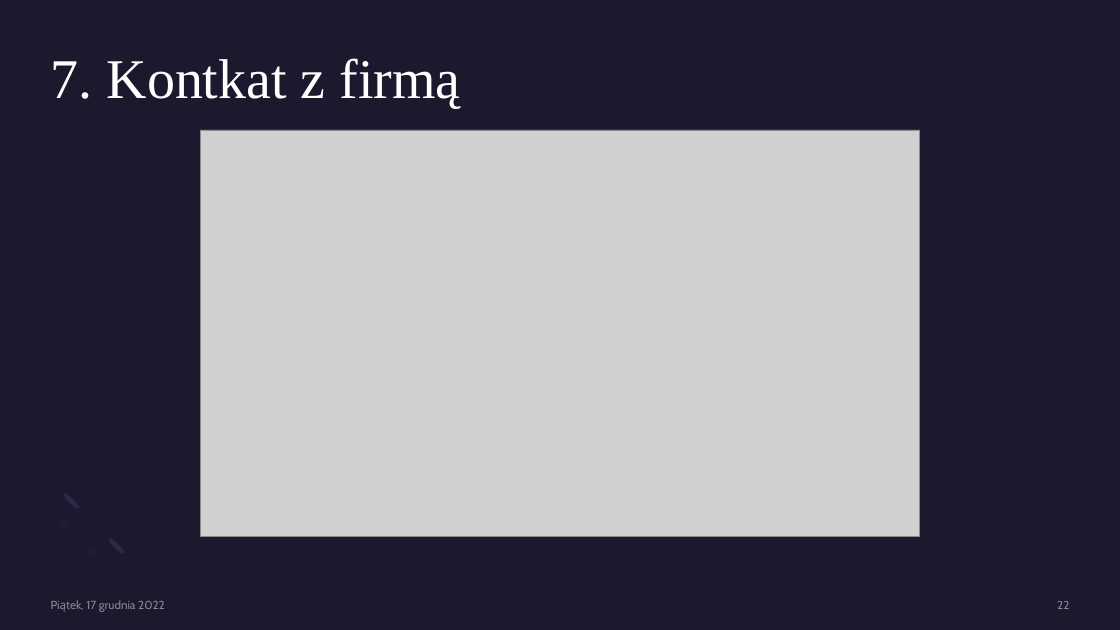
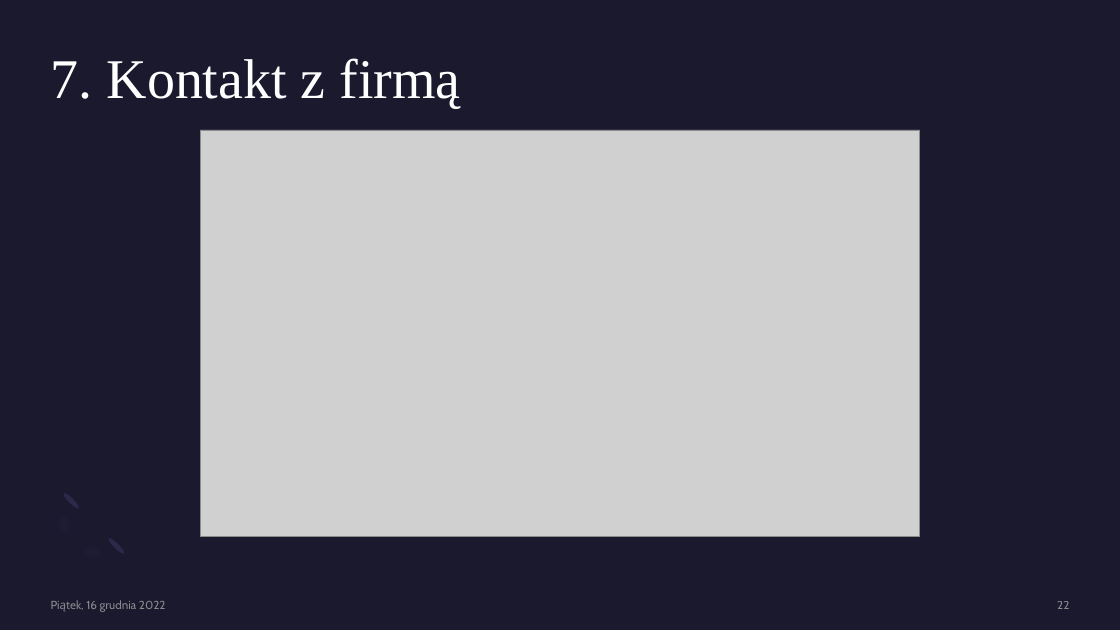
Before and after one commit to Percijal/DvD, a slide deck: slide 22 of dokumentacja/Pawelek_Waszkiewicz_prezentacja.pptx. Drawn at 1120x630 pixels with LibreOffice and Linux fonts; fonts in the diff are those of the drawing; grey boxes stand for pictures. Boxes give left, top, right and bottom in pixels: in the first picture for what was removed or moved away, otherwise in the second. Text is boxed around its words. In the diff, an @@ line names an element or a change of style, - is before the commit and + after.

```diff
--- a/dokumentacja/Pawelek_Waszkiewicz_prezentacja.pptx
+++ b/dokumentacja/Pawelek_Waszkiewicz_prezentacja.pptx
@@ title at bbox=[51, 58, 461, 109]: text changed @@
-7. Kontkat z firmą
+7. Kontakt z firmą
@@ text at bbox=[86, 600, 166, 612]: text changed @@
-Piątek, 17 grudnia 2022
+Piątek, 16 grudnia 2022
```
Also in this commit, not shown: 21 other slides changed, 3 other files.
